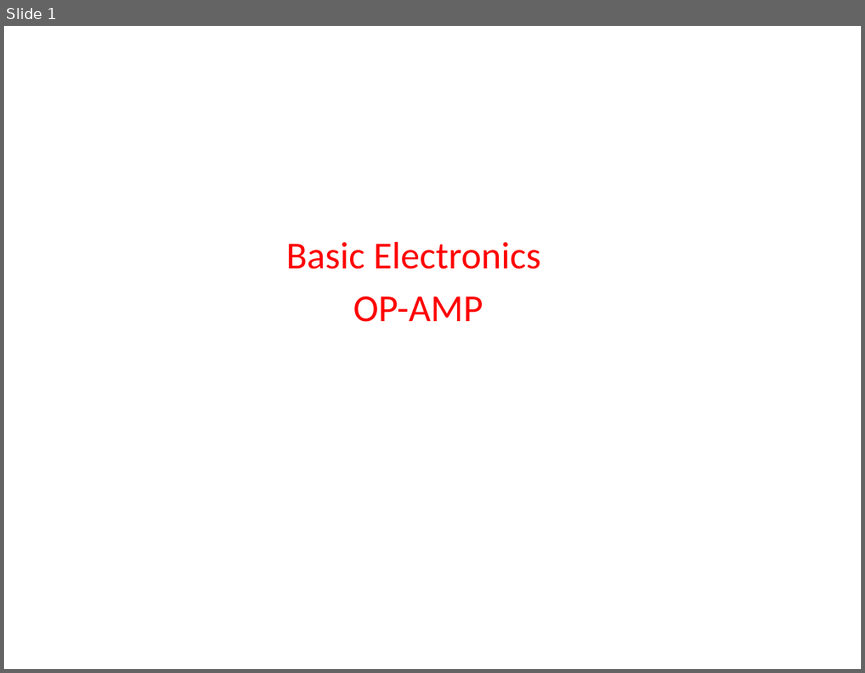
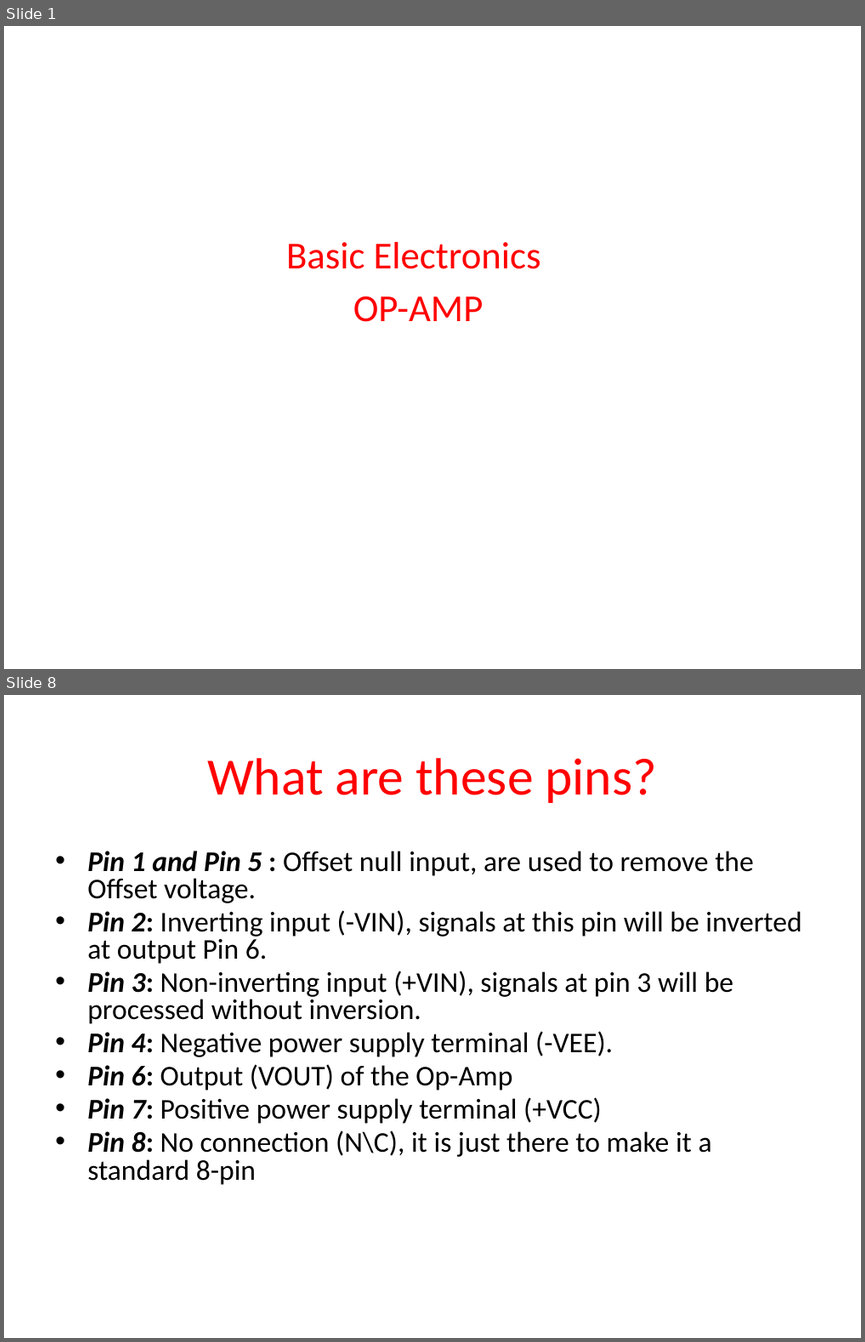
Before and after one commit to madhavirepe/OP-AMP, a slide deck: Op-Amp.pptx. Shown one above the other, each under a label of ours: slide 1 before the commit, slides 1 and 8 after it; the slides between them are not shown. The pictures are 865x673 and 865x1342 pixels, drawn with LibreOffice and Linux fonts; fonts in the diff are those of the drawing. Boxes give left, top, right and bottom in pixels: in the first picture for what was removed or moved away, otherwise in the second. Text is boxed around its words. In the diff, an @@ line names an element or a change of style, - is before the commit and + after.

```diff
--- a/Op-Amp.pptx
+++ b/Op-Amp.pptx
@@ slide 8 added at bbox=[4, 695, 861, 1338], background #FFFFFF @@
@@ title added at bbox=[207, 758, 657, 803], 44 pt, text #FF0000 @@
+What are these pins?
@@ text added at bbox=[87, 851, 801, 1185], 24 pt, text #000000 @@
+• Pin 1 and Pin 5 : Offset null input, are used to remove the Offset voltage.
+• Pin 2: Inverting input (-VIN), signals at this pin will be inverted at output Pin 6.
+• Pin 3: Non-inverting input (+VIN), signals at pin 3 will be processed without inversion.
+• Pin 4: Negative power supply terminal (-VEE).
+• Pin 6: Output (VOUT) of the Op-Amp
+• Pin 7: Positive power supply terminal (+VCC)
+• Pin 8: No connection (N\C), it is just there to make it a standard 8-pin
```
Also in this commit, not shown: 27 other slides added.
